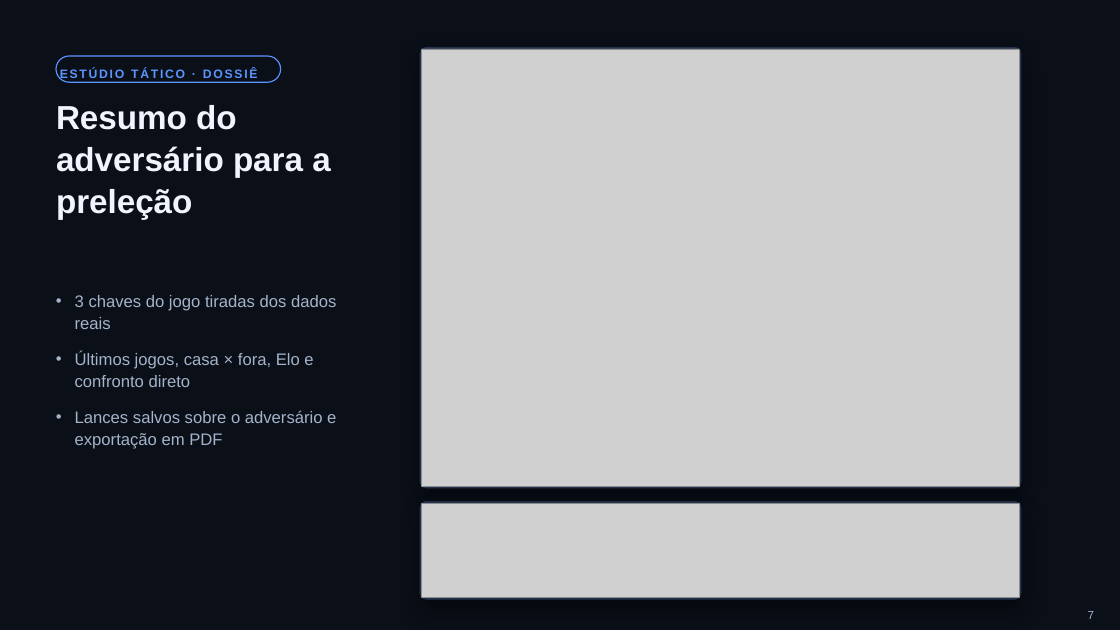
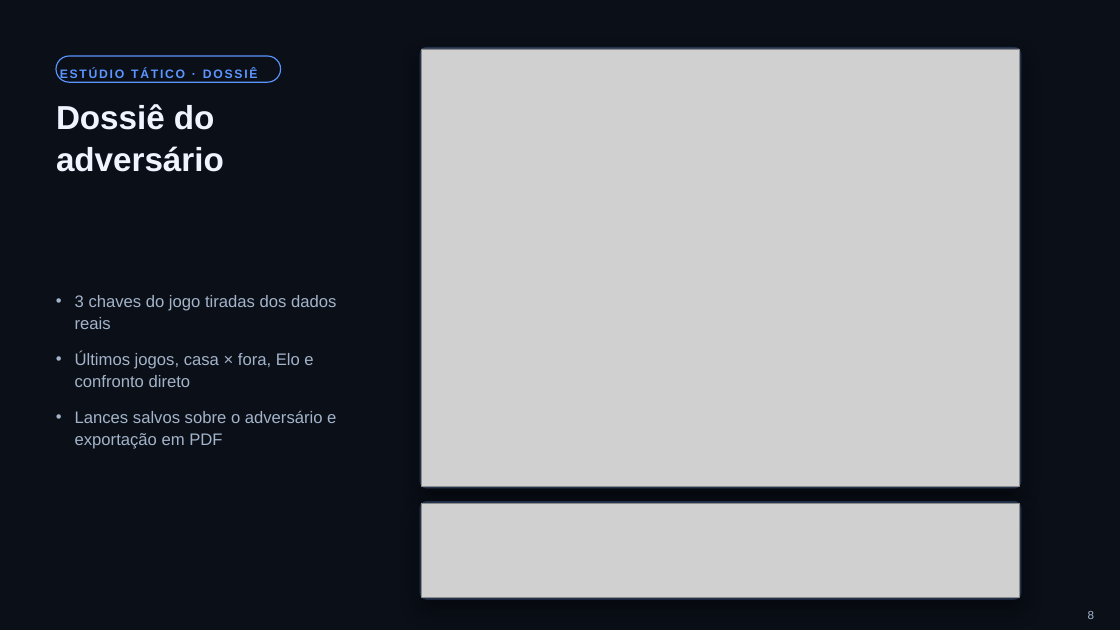
Before and after one commit to cborba733/Capixastat, a slide deck: slide 8 of CapixaStat_Apresentacao.pptx (slide 7 before the commit). Drawn at 1120x630 pixels with LibreOffice and Linux fonts; fonts in the diff are those of the drawing; grey boxes stand for pictures. Boxes give left, top, right and bottom in pixels: in the first picture for what was removed or moved away, otherwise in the second. Text is boxed around its words. In the diff, an @@ line names an element or a change of style, - is before the commit and + after.

```diff
--- a/CapixaStat_Apresentacao.pptx
+++ b/CapixaStat_Apresentacao.pptx
@@ title at <box>56,104,224,172</box>: text changed @@
-Resumo do adversário para a preleção
+Dossiê do adversário
@@ page number at <box>1088,611,1094,619</box>: text changed @@
-7
+8
```
Also in this commit, not shown: 7 other slides changed, 2 slides added, 2 slides removed, 2 other files.
